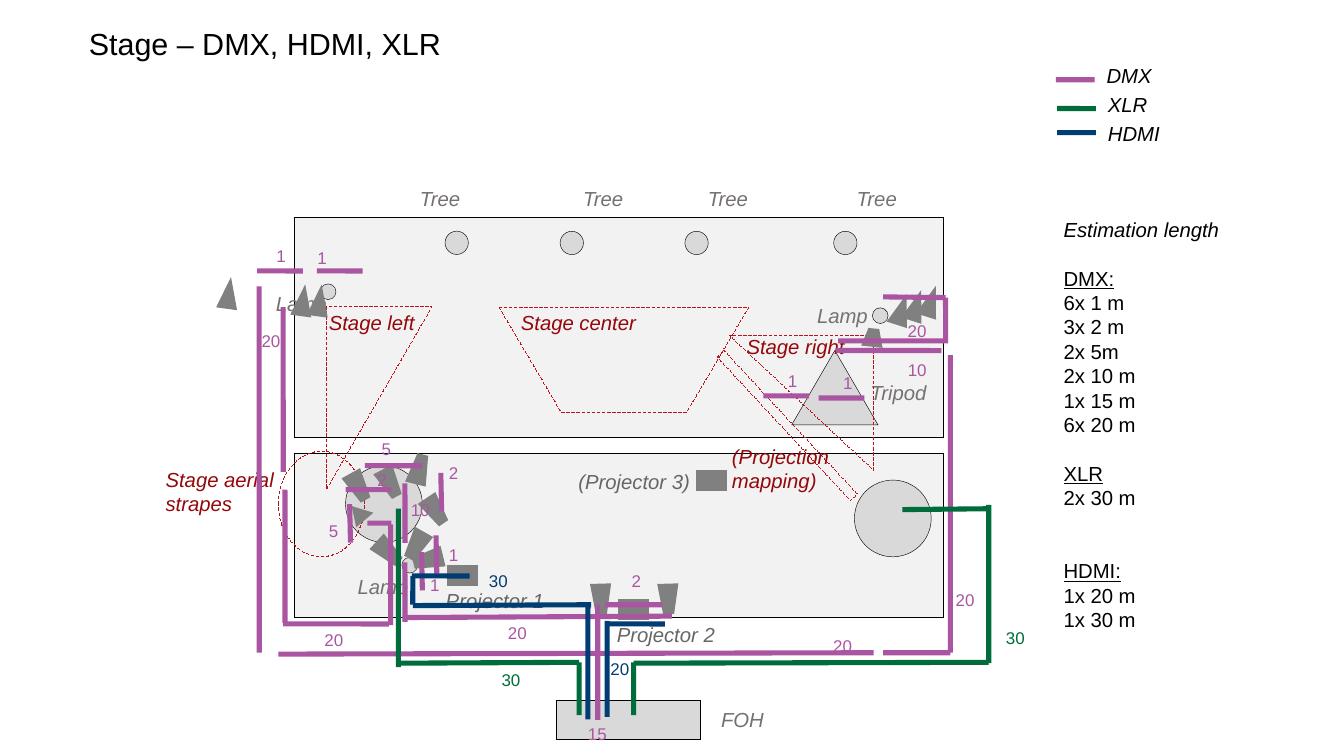
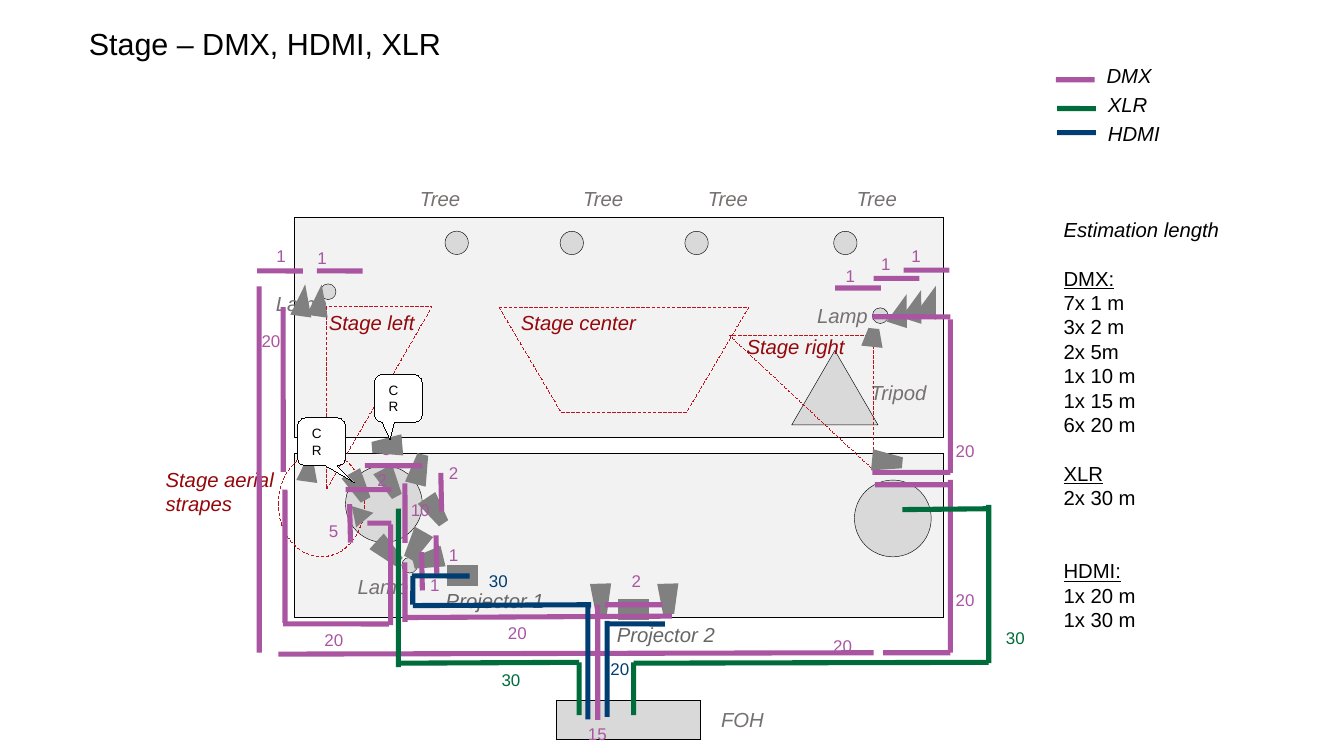
Before and after one commit to yyy-berlin/youth-exchange-2019, a slide deck: slide 6 of 10_planning-stage.odp. Drawn at 1344x756 pixels with LibreOffice and Linux fonts; fonts in the diff are those of the drawing. Boxes give left, top, right and bottom in pixels: in the first picture for what was removed or moved away, otherwise in the second. Text is boxed around its words. In the diff, an @@ line names an element or a change of style, - is before the commit and + after.

```diff
--- a/10_planning-stage.odp
+++ b/10_planning-stage.odp
@@ text "1": place and size @@
-text "1" at <box>843,376,852,389</box>
+text "1" at <box>846,270,855,286</box>
@@ text "1" rewrapped from <box>788,375,797,391</box> to <box>881,258,890,270</box> @@
@@ text added at <box>911,250,920,262</box>, 10 pt, text #AA55A1 @@
+1
@@ line moved from (818, 398) - (865, 398) to (835, 288) - (882, 288) @@
@@ line moved from (838, 341) - (944, 341) to (874, 278) - (920, 278) @@
@@ line moved from (763, 396) - (810, 396) to (904, 271) - (950, 271) @@
@@ text at <box>1064,296,1124,310</box>: text changed @@
-6x 1 m
+7x 1 m
@@ line moved from (883, 298) - (946, 298) to (873, 317) - (951, 317) @@
@@ line moved from (946, 298) - (946, 344) to (951, 320) - (951, 473) @@
@@ rectangle removed at <box>717,350,858,501</box> @@
@@ rounded speech box added at <box>374,374,422,422</box>, fill #FFFFFF, outline #000000 0 pt, 8 pt, text #000000 @@
+CR
@@ text removed at <box>908,364,927,376</box> @@
-10
@@ text at <box>1064,368,1136,384</box>: text changed @@
-2x 10 m
+1x 10 m
@@ rounded speech box added at <box>298,418,345,466</box>, fill #FFFFFF, outline #000000 0 pt, 8 pt, text #000000 @@
+CR
@@ freeform shape added at <box>372,435,403,457</box>, fill #808080, outline #808080 0.99 pt @@
@@ text removed at <box>732,448,829,493</box> @@
-(Projection mapping)
@@ text "20" rewrapped from <box>908,323,927,341</box> to <box>956,445,975,457</box> @@
@@ freeform shape: place and size @@
-freeform shape at <box>218,278,240,308</box>
+freeform shape at <box>298,451,320,482</box>
@@ text removed at <box>578,474,690,493</box> @@
-(Projector 3)
@@ rectangle removed at <box>698,471,727,490</box> @@
@@ freeform shape added at <box>872,451,903,473</box>, fill #808080, outline #808080 0.99 pt @@
@@ line moved from (837, 351) - (942, 351) to (873, 472) - (951, 472) @@
@@ line added from (876, 485) to (954, 485), #AA55A1 3 pt @@
@@ line moved from (951, 355) - (951, 652) to (951, 481) - (951, 652) @@
```
Also in this commit, not shown: 5 other slides changed, 3 slides added, 1 other file.
